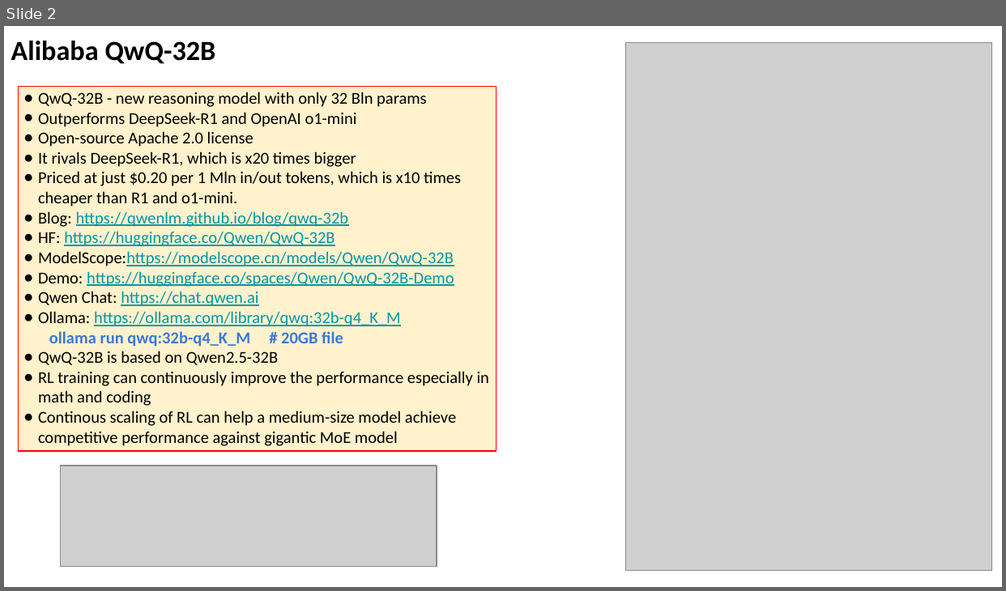
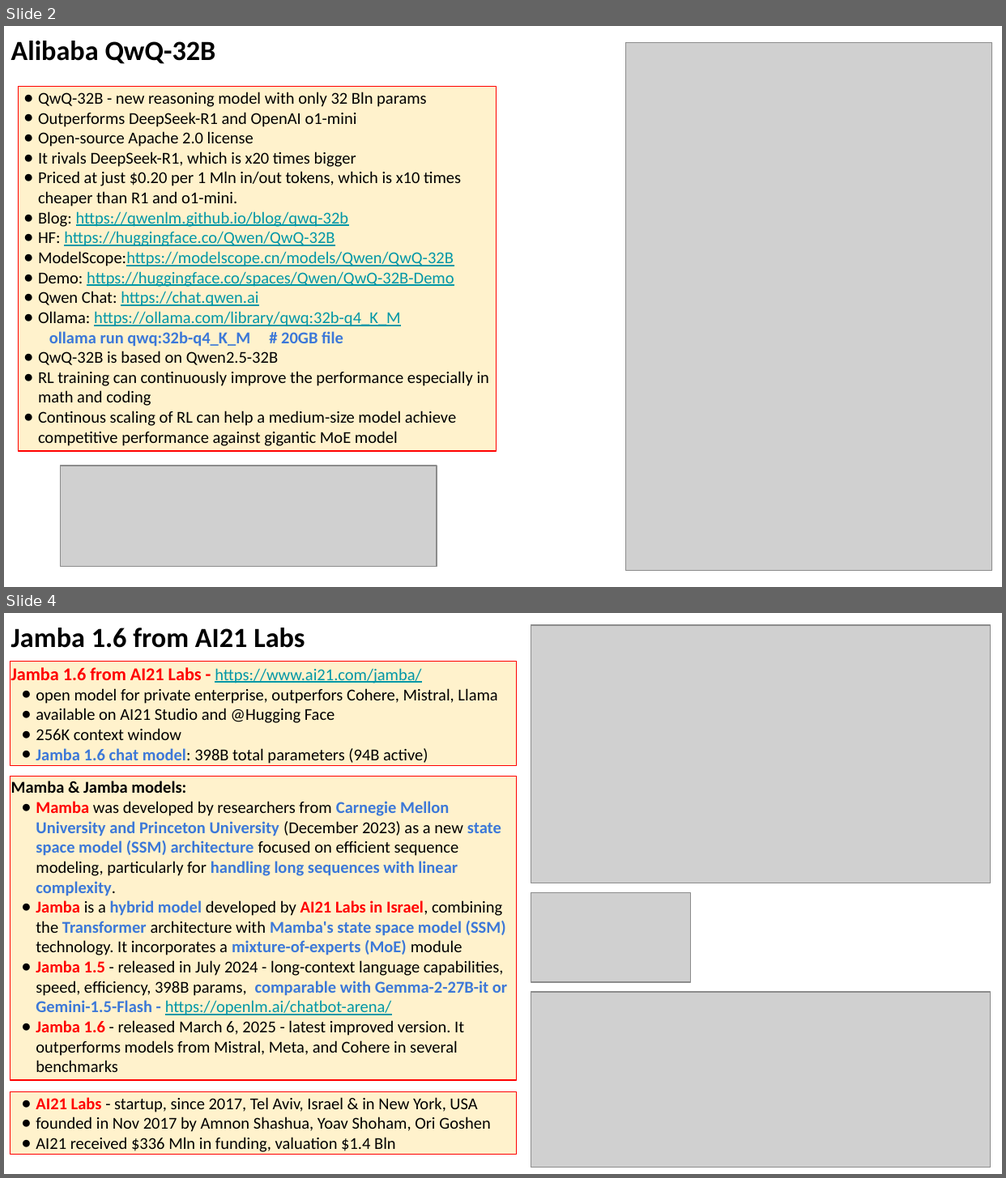
Before and after one commit to lselector/seminar, a slide deck: 2025/2025-03-07-AI-Updates.pptx. Shown one above the other, each under a label of ours: slide 2 before the commit, slides 2 and 4 after it; the slides between them are not shown. The pictures are 1006x591 and 1006x1178 pixels, drawn with LibreOffice and Linux fonts; fonts in the diff are those of the drawing; grey boxes stand for pictures. Boxes give left, top, right and bottom in pixels: in the first picture for what was removed or moved away, otherwise in the second. Text is boxed around its words. In the diff, an @@ line names an element or a change of style, - is before the commit and + after.

```diff
--- a/2025/2025-03-07-AI-Updates.pptx
+++ b/2025/2025-03-07-AI-Updates.pptx
@@ slide 4 added at (4, 613, 1002, 1174), background #FFFFFF @@
@@ text added at (11, 628, 305, 648), 20 pt, text #000000, bold @@
+Jamba 1.6 from AI21 Labs
@@ picture added at (530, 625, 991, 884) @@
@@ rectangle added at (10, 661, 517, 765), fill #FFF2CC, outline #FF0000 0.75 pt, 12 pt, text #000000 @@
+Jamba 1.6 from AI21 Labs - https://www.ai21.com/jamba/
+● open model for private enterprise, outperfors Cohere, Mistral, Llama
+● available on AI21 Studio and @Hugging Face
+● 256K context window
+● Jamba 1.6 chat model: 398B total parameters (94B active)
@@ rectangle added at (10, 776, 517, 1080), fill #FFF2CC, outline #FF0000 0.75 pt, 12 pt, text #000000 @@
+Mamba & Jamba models:
+● Mamba was developed by researchers from Carnegie Mellon University and Princeton University (December 2023) as a new state space model (SSM) architecture focused on efficient sequence modeling, particularly for handling long sequences with linear complexity.
+● Jamba is a hybrid model developed by AI21 Labs in Israel, combining the Transformer architecture with Mamba's state space model (SSM) technology. It incorporates a mixture-of-experts (MoE) module
+● Jamba 1.5 - released in July 2024 - long-context language capabilities, speed, efficiency, 398B params, comparable with Gemma-2-27B-it or Gemini-1.5-Flash - https://openlm.ai/chatbot-arena/
+● Jamba 1.6 - released March 6, 2025 - latest improved version. It outperforms models from Mistral, Meta, and Cohere in several benchmarks
@@ picture added at (530, 892, 691, 982) @@
@@ picture added at (530, 992, 991, 1168) @@
@@ rectangle added at (10, 1092, 517, 1155), fill #FFF2CC, outline #FF0000 0.75 pt, 12 pt, text #000000 @@
+● AI21 Labs - startup, since 2017, Tel Aviv, Israel & in New York, USA
+● founded in Nov 2017 by Amnon Shashua, Yoav Shoham, Ori Goshen
+● AI21 received $336 Mln in funding, valuation $1.4 Bln
```
Also in this commit, not shown: 5 slides changed.
